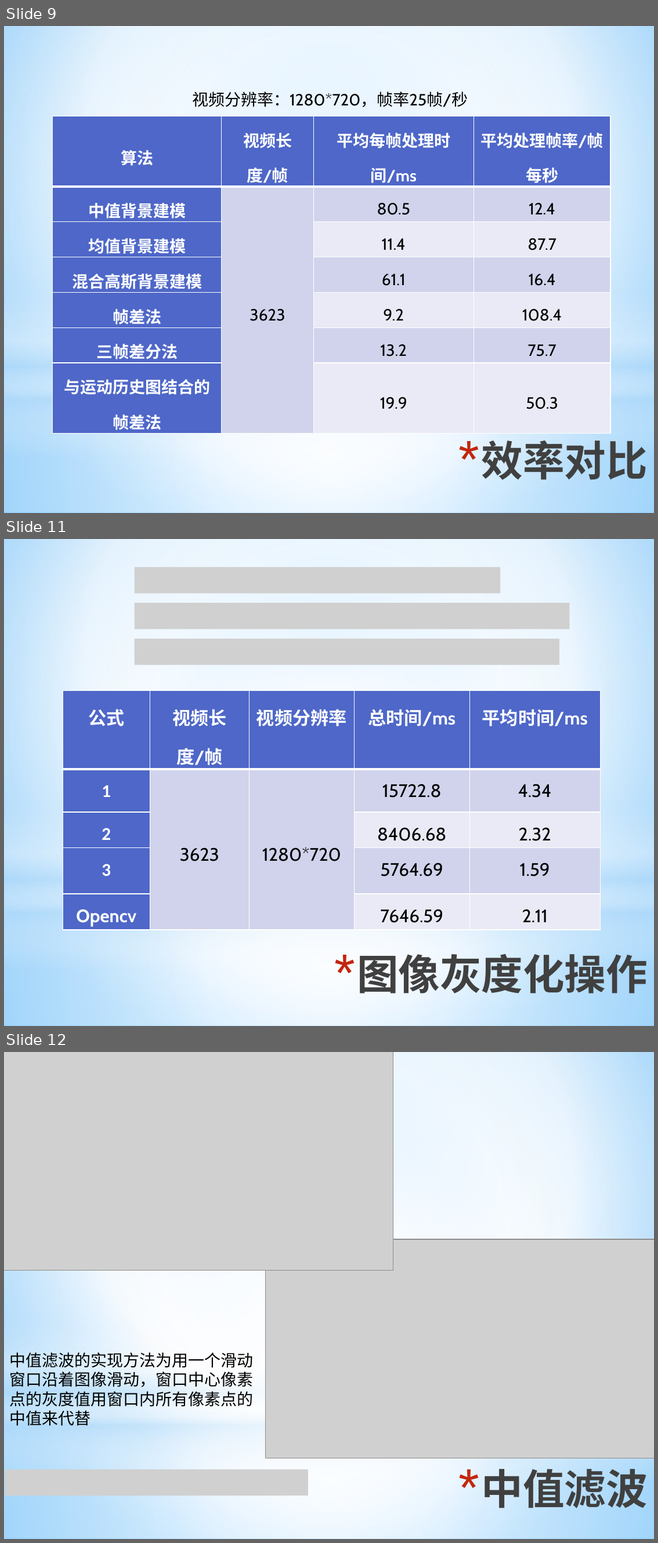
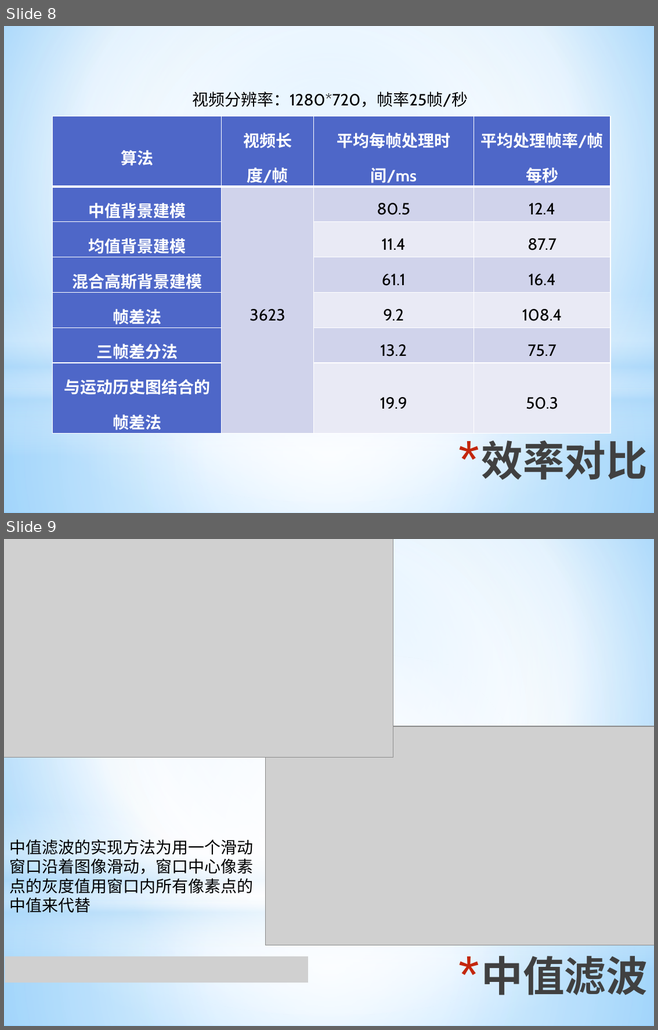
Before and after one commit to ronnyMakhuddin/motion-detect-tiqu, a slide deck: 研究生毕业设计/文档管理/论文_2/毕业设计答辩.pptx. Shown one above the other, each under a label of ours: slides 9, 11 and 12 before the commit, slides 8 and 9 after it; the slides between them are not shown. The pictures are 658x1543 and 658x1030 pixels, drawn with LibreOffice and Linux fonts; fonts in the diff are those of the drawing; grey boxes stand for pictures. Boxes give left, top, right and bottom in pixels: in the first picture for what was removed or moved away, otherwise in the second. Text is boxed around its words. In the diff, an @@ line names an element or a change of style, - is before the commit and + after.

```diff
--- a/研究生毕业设计/文档管理/论文_2/毕业设计答辩.pptx
+++ b/研究生毕业设计/文档管理/论文_2/毕业设计答辩.pptx
@@ slide 11 removed at bbox=[4, 539, 654, 1026], background gradient #9ED5FF to #FFFFFF to #5BB9FF; not listed: 4 template elements that a slide beside it also shows @@
@@ picture removed at bbox=[134, 567, 500, 593] @@
@@ picture removed at bbox=[134, 603, 569, 629] @@
@@ picture removed at bbox=[134, 638, 560, 664] @@
@@ table removed at bbox=[63, 690, 600, 929], 5 rows, 5 columns @@
-公式 | 视频长度/帧 | 视频分辨率 | 总时间/ms | 平均时间/ms
-1 | 3623 | 1280*720 | 15722.8 | 4.34
-2 |  |  | 8406.68 | 2.32
-3 |  |  | 5764.69 | 1.59
-Opencv |  |  | 7646.59 | 2.11
@@ title removed at bbox=[357, 947, 647, 1000] @@
-* 图像灰度化操作
@@ what was slide 9 is now slide 8 @@
@@ what was slide 12 is now slide 9 @@
```
Also in this commit, not shown: 3 other slides removed.
